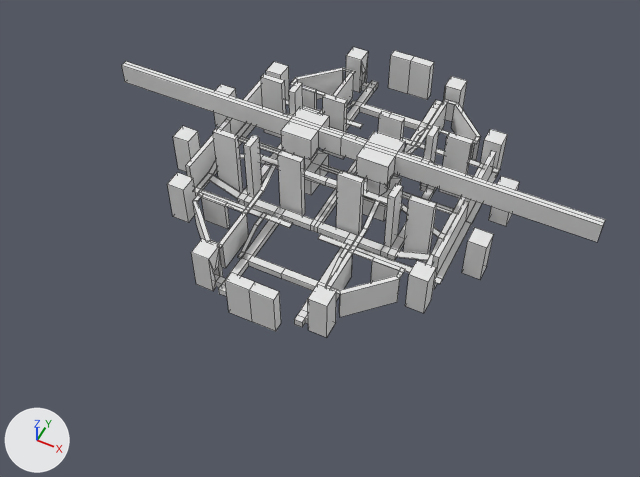
The FBX model assets/city3.fbx: old version first, new version second.
The view is the same before and after, from a camera (50 mm lens) standing at (31.6, -68.8, 76.0) and looking at (0.6, -6.9, -1.4). Lighting does not change. The marker at lower left points along +X, +Y and +Z. Mesh edges are drawn as thin lines.

Script lines for the objects in view, before the commit:
```python
me_mesh = bpy.data.meshes.new('Mesh')
me_mesh.from_pydata(...)  # 1184 vertices, 1042 faces; spans x -29.9..29.9, y -21.8..21.8, z 0.0..8.8
# faces by material slot: [890, 152]
me_mesh.materials.append(mat_material)  # white #e7e7e7
me_mesh.materials.append(mat_alternate)  # white #e7e7e7
ob_cube = bpy.data.objects.new('Cube', me_mesh)
ob_cube.location = (0.0, 0.0, 0.0)
```
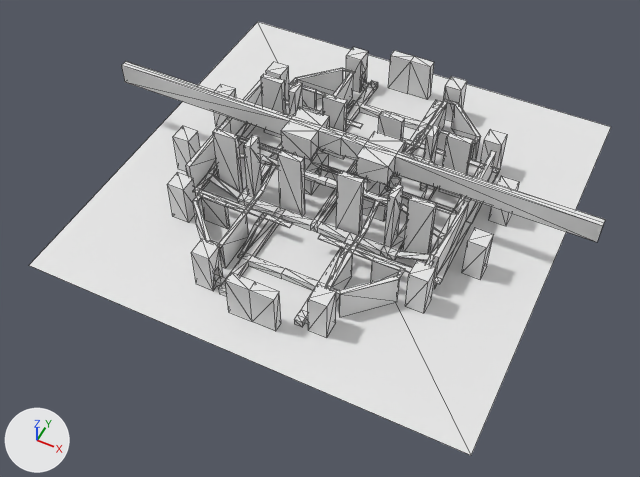
Pixel boxes [x1, y1, x2, y2] of what changed, in the pictures (640 x 477 px):
```json
{"object": "Cube", "change": "reshaped", "before": [121, 47, 605, 337], "after": [29, 22, 611, 455], "on screen": "20% wider, 49% taller"}
{"part": 1, "of": "me_mesh", "change": "added", "after": [29, 22, 611, 455]}
```

The change, as JSON lines over the scene's bpy script:
```json
{"block": "me_mesh", "where": "# used by ob_cube; location = (0.0, 0.0, 0.0)"}
{"op": "remove", "block": "me_mesh", "code": "me_mesh.from_pydata(...)  # 1184 vertices, 1042 faces; spans x -29.9..29.9, y -21.8..21.8, z 0.0..8.8"}
{"op": "add", "block": "me_mesh", "code": "me_mesh.from_pydata(...)  # 1188 vertices, 2122 faces; spans x -29.9..29.9, y -26.1..26.1, z 0.0..8.8"}
{"block": "me_mesh", "change": "me_mesh part 1: 4 vertices added at x -26.1..26.1, y -26.1..26.1, z 0.0"}
```
